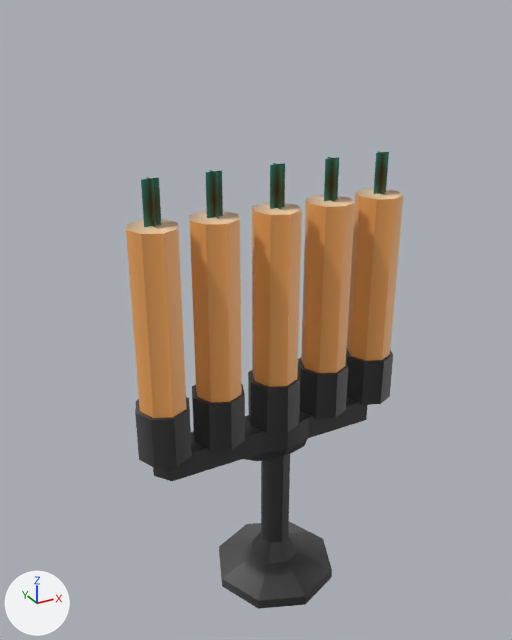
One commit to the OBJ model Redist/Models/3dmodels/Candle_336x3.obj: the scene before it, then after it.
Before and after are seen from a camera (50 mm lens) standing at (-0.586, -0.988, 1.071) and looking at (-0.024, 0.032, 0.561). Every picture has the same lights, and +X, +Y and +Z are marked at lower left. Where no turn or scale is listed for an object, it has been applied to the vertices.

The older version as bpy lines, for what is in view:
```python
me_candle_336x3 = bpy.data.meshes.new('Candle_336x3')
me_candle_336x3.from_pydata(...)  # 284 vertices, 464 faces; spans x -0.27..0.256, y -0.12..0.121, z 0.01..0.842
me_candle_336x3.materials.append(mat_336light)  # picture img_336light_source_png
ob_candle_336x3 = bpy.data.objects.new('Candle_336x3', me_candle_336x3)
ob_candle_336x3.location = (0.0, 0.0, 0.0)
```
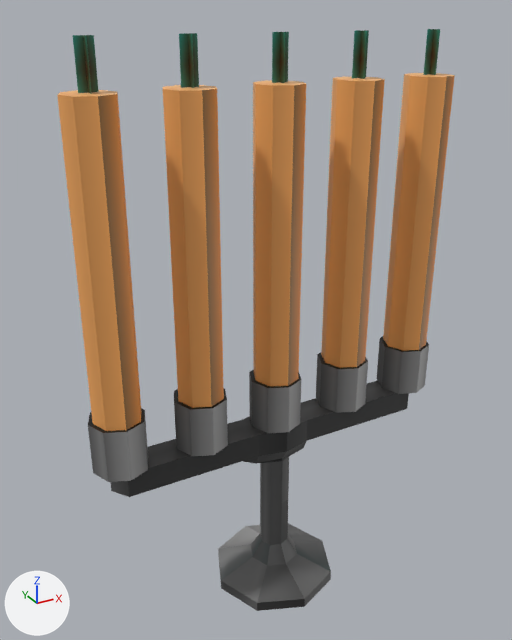
Changed parts and their boxes [x1, y1, x2, y2] in the pictures (512 x 640 px; the box of a moved part takes in the faces that stretch with it):
'Candle_336x3', reshaped (44% wider, 27% taller): before [126, 151, 403, 609]; after [57, 29, 455, 611]
part 1 of me_candle_336x3, moved or reshaped: before [301, 195, 355, 373]; after [321, 76, 385, 368]
part 2 of me_candle_336x3, moved or reshaped: before [328, 157, 337, 202]; after [356, 30, 367, 79]
part 3 of me_candle_336x3, moved or reshaped: before [324, 157, 339, 201]; after [352, 30, 369, 79]
part 4 of me_candle_336x3, moved or reshaped: before [135, 397, 192, 468]; after [88, 408, 148, 482]
part 5 of me_candle_336x3, moved or reshaped: before [141, 178, 162, 227]; after [73, 35, 99, 93]
part 6 of me_candle_336x3, moved or reshaped: before [147, 177, 156, 228]; after [83, 35, 92, 94]
part 7 of me_candle_336x3, moved or reshaped: before [189, 211, 242, 403]; after [163, 85, 224, 408]
part 8 of me_candle_336x3, moved or reshaped: before [210, 170, 219, 219]; after [184, 33, 194, 88]
part 9 of me_candle_336x3, moved or reshaped: before [206, 170, 223, 218]; after [179, 33, 199, 88]
part 10 of me_candle_336x3, moved or reshaped: before [252, 202, 302, 387]; after [253, 80, 306, 387]
part 11 of me_candle_336x3, moved or reshaped: before [273, 163, 282, 210]; after [280, 32, 285, 83]
part 12 of me_candle_336x3, moved or reshaped: before [270, 163, 285, 209]; after [272, 32, 289, 83]
part 13 of me_candle_336x3, moved or reshaped: before [347, 188, 403, 361]; after [383, 73, 455, 351]
part 14 of me_candle_336x3, moved or reshaped: before [378, 151, 388, 195]; after [430, 29, 440, 75]
part 15 of me_candle_336x3, moved or reshaped: before [373, 152, 389, 194]; after [423, 29, 440, 75]
part 16 of me_candle_336x3, moved or reshaped: before [126, 219, 186, 418]; after [57, 90, 141, 431]
part 17 of me_candle_336x3, moved or reshaped: before [192, 384, 245, 451]; after [174, 388, 228, 456]
part 18 of me_candle_336x3, moved or reshaped: before [298, 357, 348, 419]; after [316, 352, 368, 413]
part 19 of me_candle_336x3, moved or reshaped: before [346, 348, 393, 405]; after [377, 336, 429, 394]
part 20 of me_candle_336x3, moved or reshaped: before [153, 429, 260, 481]; after [110, 419, 259, 497]
part 21 of me_candle_336x3, moved or reshaped: before [308, 398, 367, 438]; after [301, 381, 409, 441]

What changed in the scene script:
```text
Change me_candle_336x3:
    used by ob_candle_336x3; location = (0.0, 0.0, 0.0)
    remove me_candle_336x3.from_pydata(...)  # 284 vertices, 464 faces; spans x -0.27..0.256, y -0.12..0.121, z 0.01..0.842
    add me_candle_336x3.from_pydata(...)  # 284 vertices, 464 faces; spans x -0.351..0.347, y -0.12..0.121, z 0.006..1.039
    me_candle_336x3 part 1: the loose piece of 16 vertices spanning x 0.061..0.144, y -0.044..0.044, z 0.431..0.77 is scaled about its middle by (1, 1, 1.58), then moved by (0.046, 0.0, 0.098)
    me_candle_336x3 part 2: the loose piece of 4 vertices spanning x 0.103, y -0.015..0.013, z 0.77..0.842 is moved by (0.046, 0.0, 0.197)
    me_candle_336x3 part 3: the loose piece of 4 vertices spanning x 0.089..0.117, y -0.001, z 0.77..0.842 is moved by (0.046, 0.0, 0.197)
    me_candle_336x3 part 4: the loose piece of 16 vertices spanning x -0.27..-0.173, y -0.049..0.051, z 0.365..0.458 is moved by (-0.08, 0.0, 0.0)
    me_candle_336x3 part 5: the loose piece of 4 vertices spanning x -0.235..-0.207, y -0.001, z 0.77..0.842 is moved by (-0.08, 0.0, 0.197)
    me_candle_336x3 part 6: the loose piece of 4 vertices spanning x -0.221, y -0.015..0.013, z 0.77..0.842 is moved by (-0.08, 0.0, 0.197)
    me_candle_336x3 part 7: the loose piece of 16 vertices spanning x -0.159..-0.076, y -0.044..0.044, z 0.431..0.77 is scaled about its middle by (1, 1, 1.58), then moved by (-0.035, 0.0, 0.098)
    me_candle_336x3 part 8: the loose piece of 4 vertices spanning x -0.117, y -0.015..0.013, z 0.77..0.842 is moved by (-0.035, 0.0, 0.197)
    me_candle_336x3 part 9: the loose piece of 4 vertices spanning x -0.131..-0.103, y -0.001, z 0.77..0.842 is moved by (-0.035, 0.0, 0.197)
    me_candle_336x3 part 10: the loose piece of 16 vertices spanning x -0.045..0.038, y -0.044..0.044, z 0.431..0.77 is scaled about its middle by (1, 1, 1.58), then moved by (0.002, 0.0, 0.098)
    me_candle_336x3 part 11: the loose piece of 4 vertices spanning x -0.003, y -0.015..0.013, z 0.77..0.842 is moved by (0.002, 0.0, 0.197)
    me_candle_336x3 part 12: the loose piece of 4 vertices spanning x -0.017..0.011, y -0.001, z 0.77..0.842 is moved by (0.002, 0.0, 0.197)
    me_candle_336x3 part 13: the loose piece of 16 vertices spanning x 0.166..0.249, y -0.044..0.044, z 0.431..0.77 is scaled about its middle by (1, 1, 1.58), then moved by (0.091, 0.0, 0.098)
    me_candle_336x3 part 14: the loose piece of 4 vertices spanning x 0.208, y -0.015..0.013, z 0.77..0.842 is moved by (0.091, 0.0, 0.197)
    me_candle_336x3 part 15: the loose piece of 4 vertices spanning x 0.194..0.222, y -0.001, z 0.77..0.842 is moved by (0.091, 0.0, 0.197)
    me_candle_336x3 part 16: the loose piece of 16 vertices spanning x -0.262..-0.18, y -0.044..0.044, z 0.431..0.77 is scaled about its middle by (1, 1, 1.58), then moved by (-0.08, 0.0, 0.098)
    me_candle_336x3 part 17: the loose piece of 16 vertices spanning x -0.166..-0.069, y -0.049..0.051, z 0.365..0.458 is moved by (-0.035, 0.0, 0.0)
    me_candle_336x3 part 18: the loose piece of 16 vertices spanning x 0.053..0.15, y -0.049..0.051, z 0.365..0.458 is moved by (0.046, 0.0, 0.0)
    me_candle_336x3 part 19: the loose piece of 16 vertices spanning x 0.159..0.256, y -0.049..0.051, z 0.365..0.458 is moved by (0.091, 0.0, 0.0)
    me_candle_336x3 part 20: all 6 vertices in x -0.246..-0.224, y -0.03..0.031, z 0.323..0.368 are moved by (-0.077, 0.0, -0.004)
    me_candle_336x3 part 21: all 6 vertices in x 0.192..0.213, y -0.03..0.031, z 0.323..0.368 are moved by (0.104, 0.0, -0.004)
```
